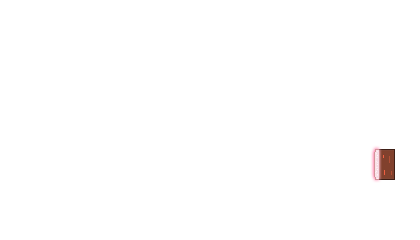
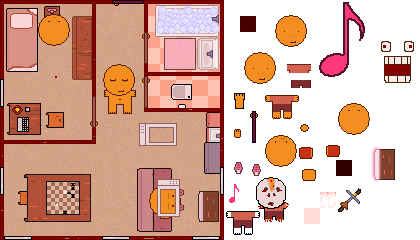
Layered file, before and after one edit (420x240). Changes by layer:
showed "Layer 10 copy 5" over (275, 15, 307, 47)
showed "Layer 10 copy 4" over (244, 52, 276, 84)
showed "Ellipse 1 copy 2" over (319, 2, 414, 83)
showed "Layer 69 copy 2" over (157, 179, 180, 217)
showed "Layer 69" over (139, 123, 177, 146)
showed "Layer 56 copy 2" over (149, 185, 181, 217)
showed "Layer 56 copy 3" over (38, 14, 70, 46)
showed "Layer 56 copy" over (338, 103, 370, 135)
showed "Layer 56" over (265, 135, 297, 167)
showed "Layer 10 copy 3" over (103, 64, 135, 96)
showed "Layer 1 copy 29" over (0, 0, 224, 240)
showed "Layer 45" over (156, 6, 220, 34)
showed "Layer 49" over (256, 177, 286, 209)
showed "Layer 31" over (72, 16, 92, 80)
showed "Layer 26" over (46, 181, 80, 215)
showed "Layer 54" over (24, 174, 91, 222)
showed "Layer 19" over (164, 38, 196, 70)
showed "Layer 37" over (7, 103, 41, 135)
showed "Layer 39" over (137, 168, 172, 232)
showed "Layer 28" over (155, 5, 219, 37)
showed "Layer 1 copy 39" over (144, 80, 224, 112)
showed "Layer 52" over (6, 8, 38, 72)
showed "Layer 32" over (144, 0, 224, 80)
showed "Layer 0" over (0, 0, 224, 240)
…and 53 more changes (53 visibility)
